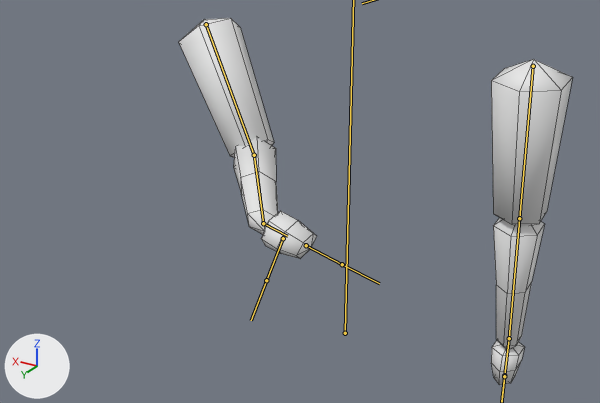
The FBX model Assets/Models/rapierarms.fbx as it was, and as the next commit left it.
The view is the same before and after, from a 50 mm lens placed at (-1.151, 2.745, 0.442), pointed at (0.025, 0.786, -0.537). Lighting does not change. The marker at lower left points along +X, +Y and +Z. Both versions are drawn at frame 1 of the action 'Armature|parry'; the numbers are the values there. The bones that bend it are drawn over the model as lines. Mesh edges are drawn as thin lines.
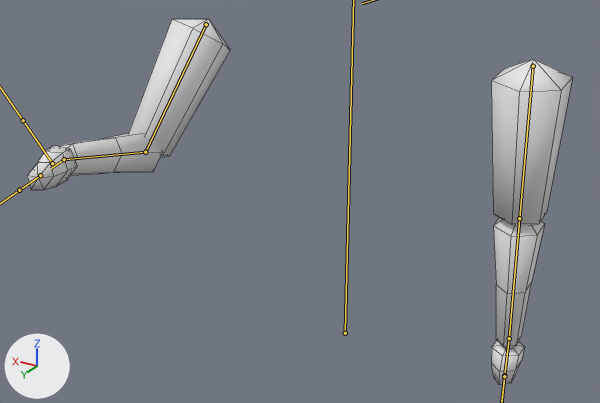
The change, as a list of edits to the scene's bpy script:
```text
Change bone_upperarm_r:
    where bone_upperarm_r = bpy.data.objects['Armature'].pose.bones['UpperArm.R']  # child of 'Bone'
    bone_upperarm_r.rotation_quaternion: (0.93, 0.18, -0.189, 0.257) -> (0.95, 0.226, -0.148, -0.155)  # degrees (15, -26, 27) -> degrees (29, -12, -22)
Change bone_lowerarm_r:
    where bone_lowerarm_r = bpy.data.objects['Armature'].pose.bones['LowerArm.R']  # child of 'UpperArm.R'
    bone_lowerarm_r.rotation_quaternion: (0.87, 0.421, 0.209, 0.15) -> (0.77, 0.632, 0.029, -0.082)  # degrees (55, 14, 27) -> degrees (78, 8, -5)
Change bone_hand_r:
    where bone_hand_r = bpy.data.objects['Armature'].pose.bones['Hand.R']  # child of 'LowerArm.R'
    bone_hand_r.rotation_quaternion: (0.856, -0.446, 0.257, 0.041) -> (0.98, -0.055, -0.127, 0.142)  # degrees (-58, 29, -10) -> degrees (-8, -13, 17)
```

Where the change shows, as pixel boxes [x1, y1, x2, y2] in the pictures (600 x 403 px):
'Cylinder', posed (38% wider)
    before: [179, 18, 573, 385]
    after: [27, 19, 573, 385]
bone 'UpperArm.R', root to tip
    before: (206, 24) to (254, 155)
    after: (206, 24) to (145, 152)
bone 'LowerArm.R', root to tip
    before: (254, 155) to (263, 223)
    after: (145, 152) to (64, 159)
bone 'Hand.R', root to tip
    before: (263, 223) to (287, 236)
    after: (64, 159) to (51, 168)
